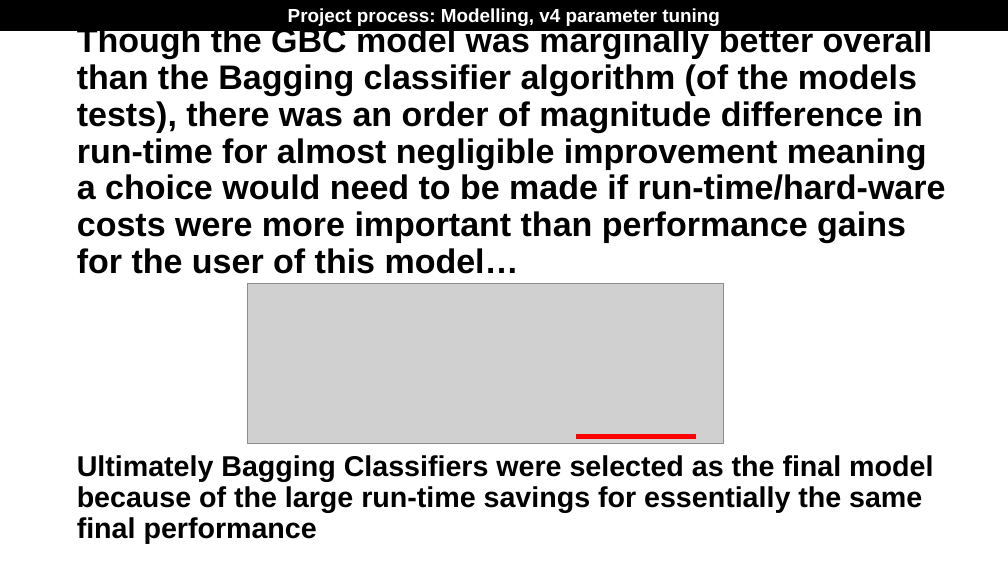
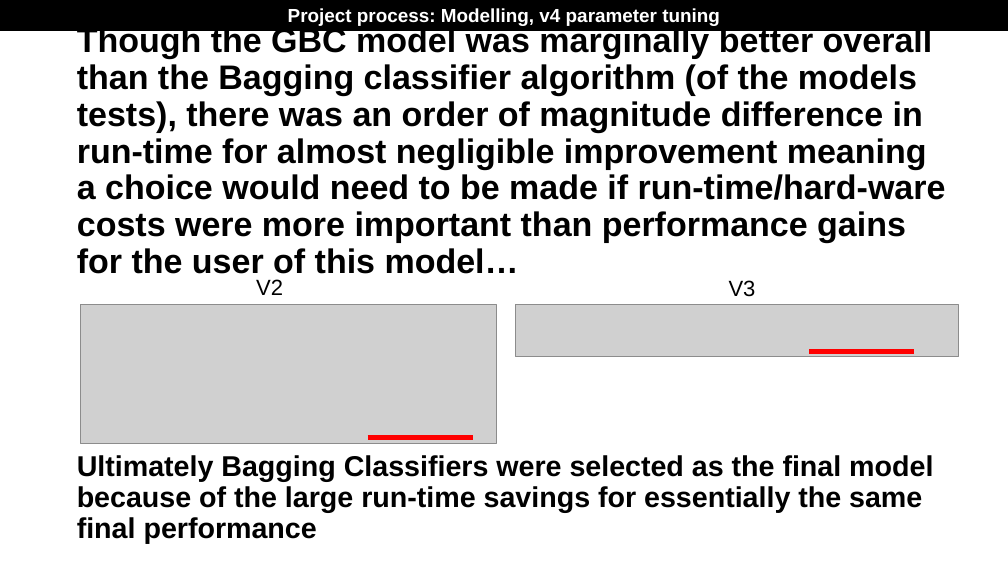
Before and after one commit to skanalytic/fellowshipai_challenge, a slide deck: slide 31 of final_presentation/FellowshipAI_challenge_terror_groups_samuel_king_final_presentation.pptx. Drawn at 1008x567 pixels with LibreOffice and Linux fonts; fonts in the diff are those of the drawing; grey boxes stand for pictures; background and template pictures are left out. Boxes give left, top, right and bottom in pixels: in the first picture for what was removed or moved away, otherwise in the second. Text is boxed around its words. In the diff, an @@ line names an element or a change of style, - is before the commit and + after.

```diff
--- a/final_presentation/FellowshipAI_challenge_terror_groups_samuel_king_final_presentation.pptx
+++ b/final_presentation/FellowshipAI_challenge_terror_groups_samuel_king_final_presentation.pptx
@@ text added at <box>256,279,283,295</box>, 21 pt, text #000000 @@
+V2
@@ text added at <box>729,280,756,297</box>, 21 pt, text #000000 @@
+V3
@@ picture: place and size @@
-picture at <box>247,284,724,443</box>
+picture at <box>81,304,497,443</box>
@@ picture added at <box>516,305,960,357</box> @@
@@ line added from (809, 352) to (914, 352), #FF0000 4.5 pt @@
@@ line moved from (576, 436) - (696, 436) to (368, 438) - (473, 438) @@
```
Also in this commit, not shown: 3 other slides changed, 2 other files.
